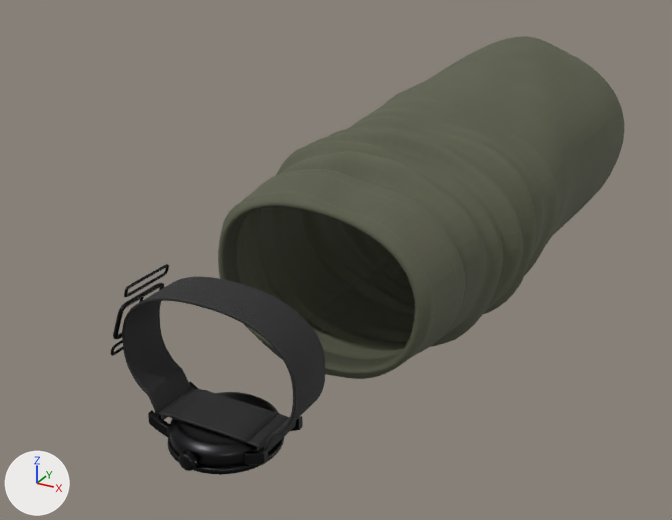
The Blender file art/blender/arms/accessories.blend: old version first, new version second.
Camera for both pictures: a 50 mm camera at (0.171, -0.14, 0.161) aimed at (-0.022, 0.211, -0.015). The lights are fixed; the arrows at lower left show +X, +Y and +Z. The first picture is the older version.

Names of what the first picture shows: 'ArmSleeve', 'ArmWatch'.
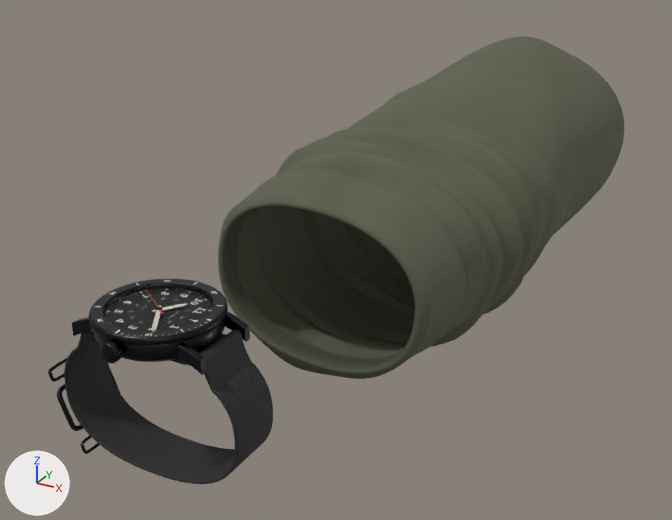
Pixel boxes [x1, y1, x2, y2] of what changed, in the pictures (672 x 520 px; the box of a moved part takes in the faces that stretch with it):
'ArmWatch', reshaped: before [110, 264, 325, 475]; after [48, 279, 273, 484]
part 1 of me_armwatch, moved or reshaped: before [169, 392, 278, 467]; after [93, 318, 225, 362]
part 2 of me_armwatch, moved or reshaped: before [168, 437, 284, 475]; after [89, 286, 228, 346]
part 3 of me_armwatch, moved or reshaped (not visible before): after [91, 279, 225, 337]
part 4 of me_armwatch, moved or reshaped: before [200, 464, 245, 468]; after [102, 296, 214, 327]
part 5 of me_armwatch, moved or reshaped (not visible before): after [103, 282, 213, 332]
part 6 of me_armwatch, moved or reshaped: before [244, 449, 267, 465]; after [225, 311, 248, 342]
part 7 of me_armwatch, moved or reshaped: before [264, 449, 268, 463]; after [245, 326, 250, 342]
part 8 of me_armwatch, moved or reshaped: before [291, 417, 300, 431]; after [177, 342, 205, 374]
part 9 of me_armwatch, moved or reshaped: before [299, 416, 303, 430]; after [201, 358, 207, 375]
part 10 of me_armwatch, moved or reshaped (not visible afterwards): before [148, 410, 170, 437]
part 11 of me_armwatch, moved or reshaped (mostly hidden before): before [189, 382, 199, 389]; after [72, 317, 92, 336]
part 12 of me_armwatch, moved or reshaped: before [179, 451, 198, 471]; after [100, 340, 122, 363]
part 13 of me_armwatch, moved or reshaped: before [113, 283, 164, 339]; after [57, 367, 121, 431]
part 14 of me_armwatch, moved or reshaped: before [110, 340, 123, 356]; after [48, 357, 68, 382]
part 15 of me_armwatch, moved or reshaped: before [124, 264, 169, 297]; after [80, 435, 100, 454]
part 16 of me_armwatch, added: after [64, 329, 273, 484]
part 17 of me_armwatch, deleted: before [122, 277, 325, 452]

Diff of the bpy script that builds the scene:
```diff
--- a/art/blender/arms/accessories.blend.py
+++ b/art/blender/arms/accessories.blend.py
@@ me_armwatch @@
-me_armwatch.from_pydata(...)  # 9636 vertices, 8538 faces; spans x -0.041..0.0358, y 0.0646..0.1094, z -0.0354..0.0247
+me_armwatch.from_pydata(...)  # 9636 vertices, 8538 faces; spans x -0.0397..0.0341, y 0.0341..0.079, z -0.0243..0.0337
+# me_armwatch part 1: the loose piece of 803 vertices spanning x -0.0201..0.0201, y 0.0684..0.1085, z -0.0321..-0.0245 is mirrored in z about its middle, then moved by (0.0, -0.0305, 0.055)
+# me_armwatch part 2: the loose piece of 1446 vertices spanning x -0.021..0.021, y 0.0675..0.1094, z -0.0346..-0.0321 is mirrored in z about its middle, then moved by (0.0, -0.0305, 0.065)
+# me_armwatch part 3: the loose piece of 194 vertices spanning x -0.0201..0.0201, y 0.0684..0.1086, z -0.0346 is moved by (0.0, -0.0305, 0.0675)
+# me_armwatch part 4: the loose piece of 219 vertices spanning x -0.0169..0.0169, y 0.0716..0.1054, z -0.0346..-0.0329 is mirrored in z about its middle, then moved by (0.0, -0.0305, 0.0658)
+# me_armwatch part 5: the loose piece of 325 vertices spanning x -0.0167..0.0167, y 0.0719..0.1051, z -0.0354..-0.0344 is mirrored in z about its middle, then moved by (0.0, -0.0305, 0.0681)
+# me_armwatch part 6: the loose piece of 168 vertices spanning x 0.0165..0.0246, y 0.0759..0.0784, z -0.0315..-0.0235 is mirrored in z about its middle, then moved by (0.0, -0.0078, 0.0534)
+# me_armwatch part 7: the loose piece of 24 vertices spanning x 0.0246, y 0.0759..0.0784, z -0.0283..-0.0235 is mirrored in z about its middle, then moved by (0.0, -0.0078, 0.0502)
+# me_armwatch part 8: the loose piece of 168 vertices spanning x 0.0165..0.0246, y 0.0986..0.1011, z -0.0315..-0.0235 is mirrored in z about its middle, then moved by (0.0, -0.0532, 0.0534)
+# me_armwatch part 9: the loose piece of 24 vertices spanning x 0.0246, y 0.0986..0.1011, z -0.0283..-0.0235 is mirrored in z about its middle, then moved by (0.0, -0.0532, 0.0502)
+# me_armwatch part 10: the loose piece of 168 vertices spanning x -0.0246..-0.0165, y 0.0759..0.0784, z -0.0315..-0.0235 is mirrored in z about its middle, then moved by (0.0, -0.0078, 0.0534)
+# me_armwatch part 11: the loose piece of 168 vertices spanning x -0.0246..-0.0165, y 0.0986..0.1011, z -0.0315..-0.0235 is mirrored in z about its middle, then moved by (0.0, -0.0532, 0.0534)
+# me_armwatch part 12: the loose piece of 343 vertices spanning x -0.0033..0.0033, y 0.0646..0.069, z -0.0328..-0.0262 is mirrored in z about its middle, then moved by (0.0, -0.0305, 0.0574)
+# me_armwatch part 13: the loose piece of 256 vertices spanning x -0.0389..-0.0322, y 0.0763..0.1007, z 0.0014..0.0171 is multiplied about its middle by the matrix ((0.999, 0.0, 0.049), (0.0, 1.0, 0.0), (0.049, 0.0, -0.999)), then moved by (0.002, -0.0305, -0.0183)
+# me_armwatch part 14: the loose piece of 256 vertices spanning x -0.041..-0.0386, y 0.0768..0.1002, z -0.0055..-0.0007 is scaled about its middle by (1.09, 1, -0.982), then moved by (0.0014, -0.0305, 0.0061)
+# me_armwatch part 15: the loose piece of 256 vertices spanning x -0.0318..-0.0294, y 0.0768..0.1002, z 0.0199..0.0247 is scaled about its middle by (1.09, 1, -0.982), then moved by (0.0026, -0.0305, -0.0442)
+# me_armwatch part 16: a new loose piece of 4176 vertices spanning x -0.0341..0.0341, y 0.048..0.068, z -0.0229..0.0258, in mat_watch_strap
+# me_armwatch part 17: the loose piece of 4176 vertices spanning x -0.0359..0.0358, y 0.0785..0.0985, z -0.0275..0.0246 is deleted
+# other edits to the shape of me_armwatch do not show in these pictures
 me_armwatch.materials.append(mat_watch_metal)
```
